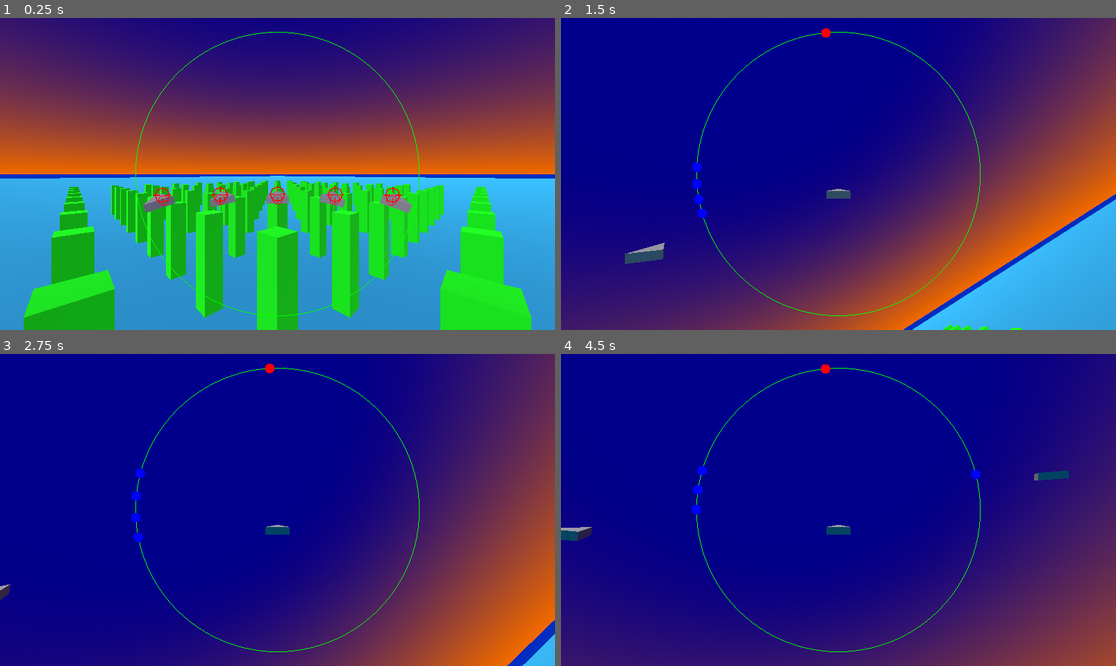
Above: before the commit, frames 1-4 (two rows, left to right).
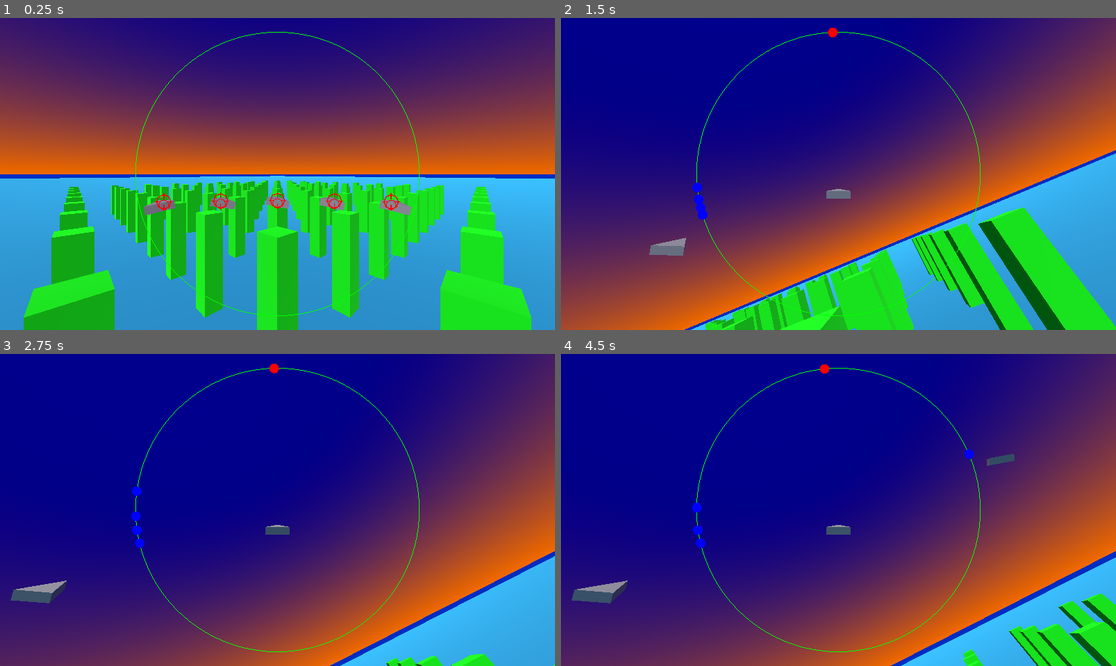
Above: after the commit, the same moments.

Repository: lookbehindyounow/shape_squadron
Game: Godot game, scene res://main.tscn
The game is run twice, just before and just after one commit, with the same random seed, the same clock (stepped at 60 frames per second) and the same inputs.
Inputs:
- Up to frame 1 (0.25 s): no input
- Up to frame 2 (1.5 s): hold D (roll_right) 0.53-1.28 s; hold , (shoot) 0.53-1.28 s; hold W (pitch_down) from 1.28 s (still down); tap C (toggle_camera) at 1.35 s
- Up to frame 3 (2.75 s): release W (pitch_down) at 2.03 s; hold D (roll_right) from 2.03 s (still down); tap V (toggle_chillin) at 2.1 s
- Up to frame 4 (4.5 s): tap Enter at 2.75, 4.25 s; release D (roll_right) at 2.78 s; hold Space (accelerate) 2.78-3.53 s; tap B (toggle_suggestions) at 2.85 s; hold , (shoot) 3.53-4.28 s; hold A (roll_left) from 3.53 s (still down); tap C (toggle_camera) at 4.35 s

The runs differ from the first frame. In frame 1, 0.9% of the frame differs, in the area x 25-75%, y 53-64%; in frame 2, 62%, in the area x 0-100%, y 3-100%; in frame 3, 44%; in frame 4, 52%.

Commit message:
enemies can avoid the ground but not too well

Diff:
--- a/Enemy.gd
+++ b/Enemy.gd
@@ -3,6 +3,8 @@
 var health=10
 const acceleration=2
 const top_speed=10
+const roll_speed=0.75
+const pitch_speed=0.5
 var speed=10
 var hits_taken=0
 var crashes=0
@@ -31,9 +33,9 @@
 	if chillin:
 		velocity=Vector3.ZERO
 	else:
-		var instructions=Jet.autopilot(transform,HUD_points)
+		var instructions=Jet.autopilot(transform,speed,pitch_speed,HUD_points)
 		var rolling=0.75*instructions[0]
-		var pitching=0.5*instructions[1]
+		var pitching=pitch_speed*instructions[1]
 		var accelerating=instructions[2]
 
 		speed=min(speed+(accelerating*acceleration*delta),top_speed)
--- a/JetMethods.gd
+++ b/JetMethods.gd
@@ -46,20 +46,34 @@
 
 	return [rolling,pitching]
 
-static func autopilot(transform,HUD_points):
-	var x=0 # x marks target
+static func autopilot(transform,speed,pitch_speed,HUD_points,target=0): # target is index of HUD point
+	var accelerating=0
 
-	var turn_instructions=instruct_turn(HUD_points[x][1][0])
-	var accelerating=0
+	var turn_instructions=instruct_turn(HUD_points[target][1][0]) # aim for player's ahead marker
+
+	if transform.origin.y<5+speed/pitch_speed: # if near ground
+		if transform.origin.y<5+(speed/pitch_speed)*(1-sin(Vector3.DOWN.angle_to(transform.basis.z))): # if too near ground for current orientation
+			if transform.basis.y.dot(Vector3.DOWN)<0: # upright
+				turn_instructions[1]=-1 # pitch up
+				if transform.basis.x.dot(Vector3.DOWN)>0: # leftside down
+					turn_instructions[0]=1 # roll right
+				else: # rightside down
+					turn_instructions[0]=-1 # roll left
+			else: # upside down
+				turn_instructions[1]=1 # pitch down
+				if transform.basis.x.dot(Vector3.DOWN)>0: # leftside down
+					turn_instructions[0]=-1 # roll left
+				else: # rightside down
+					turn_instructions[0]=1 # roll right
 
 	for point in HUD_points:
 		var to_point=point[2]-transform.origin
-		if to_point.length()<4:
+		if to_point.length()<3:
 			var avoid_instructions=instruct_turn(point[0][0])
-			turn_instructions[0]-=avoid_instructions[0]
-			turn_instructions[1]-=avoid_instructions[1]
+			turn_instructions[0]=-avoid_instructions[0]
+			turn_instructions[1]=-avoid_instructions[1]
 
-			if to_point.normalized().dot(transform.basis.z)>0:
+			if to_point.dot(transform.basis.z)>0:
 				accelerating=-1
 			else:
 				accelerating+=1
--- a/Player.gd
+++ b/Player.gd
@@ -3,6 +3,8 @@
 var health=50
 const acceleration=2
 const top_speed=15
+const roll_speed=1
+const pitch_speed=1
 var speed=0
 var hits_taken=0
 var crashes=0
--- a/bullet.tscn
+++ b/bullet.tscn
@@ -33,6 +33,3 @@
 [node name="CollisionShape3D" type="CollisionShape3D" parent="."]
 transform = Transform3D(1, 0, 0, 0, -4.37114e-08, -1, 0, 1, -4.37114e-08, 0, 0, 0)
 shape = SubResource("CylinderShape3D_jqlor")
-
-[node name="RayCast3D" type="RayCast3D" parent="."]
-transform = Transform3D(1, 0, 0, 0, -4.37114e-08, 1, 0, -1, -4.37114e-08, 0, 0, 0)
